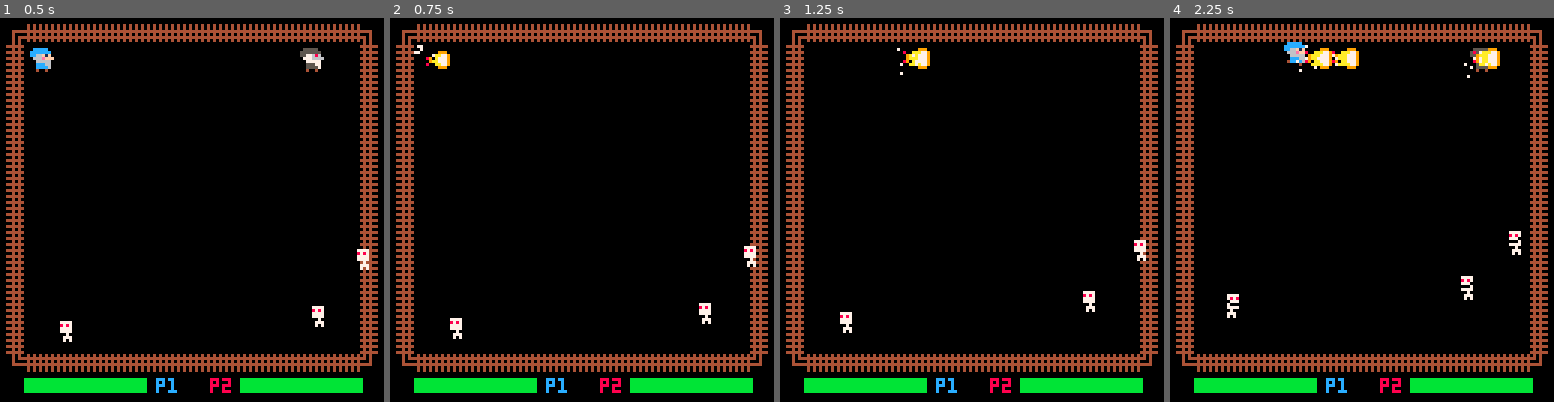
Above: before the commit, frames 1-4 (left to right).
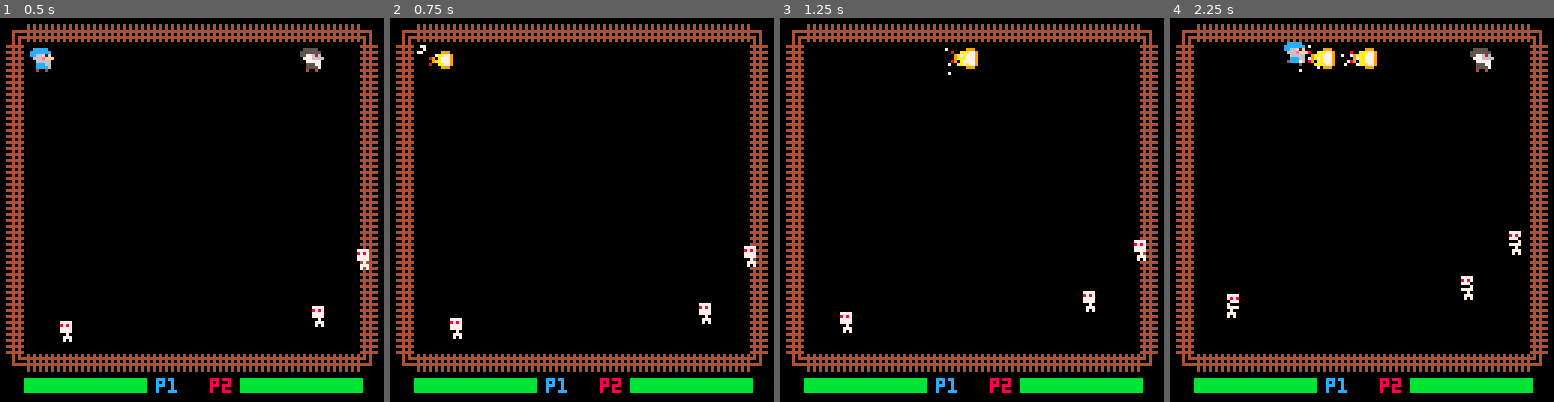
Above: after the commit, the same moments.

Repository: ravertass/wizardkingz
Game: PICO-8 cartridge wizardz.p8
Same seed, same stepped clock (60 frames per second), same inputs: the game is played once before the commit and once after it.
Inputs:
- Up to frame 1 (0.5 s): tap X (X key) at 0.33 s
- Up to frame 2 (0.75 s): tap O (Z key) at 0.7 s
- Up to frame 3 (1.25 s): tap X (X key) at 1.07 s
- Up to frame 4 (2.25 s): hold Right 1.6-2.1 s; tap O (Z key) at 1.7, 2.1 s; tap X (X key) at 1.85 s; hold Up from 2.15 s (still down)

Frame 1 is identical in both runs. In frame 2, 0.2% of the frame differs, in the area x 6-17%, y 7-14%; in frame 3, 0.6%; in frame 4, 1.0%, in the area x 32-86%, y 7-16%.

Commit message:
Clamp projectile velocity on creation

Diff:
--- a/wizardz.p8
+++ b/wizardz.p8
@@ -82,7 +82,9 @@
 pl1_idle_side = {043, 044} ]]
 
 pl_acc = 0.3
-pl_max_vel_squared = 1
+pl_max_vel = 1
+
+projectile_max_vel = 3
 
 anim_count = 0
 c_max_health = 100
@@ -330,11 +332,7 @@
   pl.vel.x += pl.acc.x
   pl.vel.y += pl.acc.y
 
-  if pl.vel.x * pl.vel.x + pl.vel.y * pl.vel.y > pl_max_vel_squared then
-    a = atan2(pl.vel.x, pl.vel.y)
-    pl.vel.x = cos(a)
-    pl.vel.y = sin(a)
-  end
+  clamp_velocity(pl.vel, pl_max_vel)
 
   pl.x = pl.x + pl.vel.x
   pl.y = pl.y + pl.vel.y
@@ -342,6 +340,14 @@
   if pl.vel.x != 0 or pl.vel.y != 0 then
     pl.dir.x = sign(pl.vel.x)
     pl.dir.y = sign(pl.vel.y)
+  end
+end
+
+function clamp_velocity(vel, max_val)
+  if vel.x * vel.x + vel.y * vel.y > max_val * max_val then
+    a = atan2(vel.x, vel.y)
+    vel.x = cos(a) * max_val
+    vel.y = sin(a) * max_val
   end
 end
 
@@ -376,9 +382,10 @@
 
 function shoot_fireball(pl)
   vel = {
-    x = pl.vel.x + 2 * pl.dir.x,
-    y = pl.vel.y + 2 * pl.dir.y,
+    x = 3 * pl.dir.x,
+    y = 3 * pl.dir.y,
   }
+  clamp_velocity(vel, projectile_max_vel)
   add(projectiles, new_projectile(pl.x, pl.y, vel, pl.projectile_type))
   sfx(sfx_shoot[pl.projectile_type], 2)
 end
